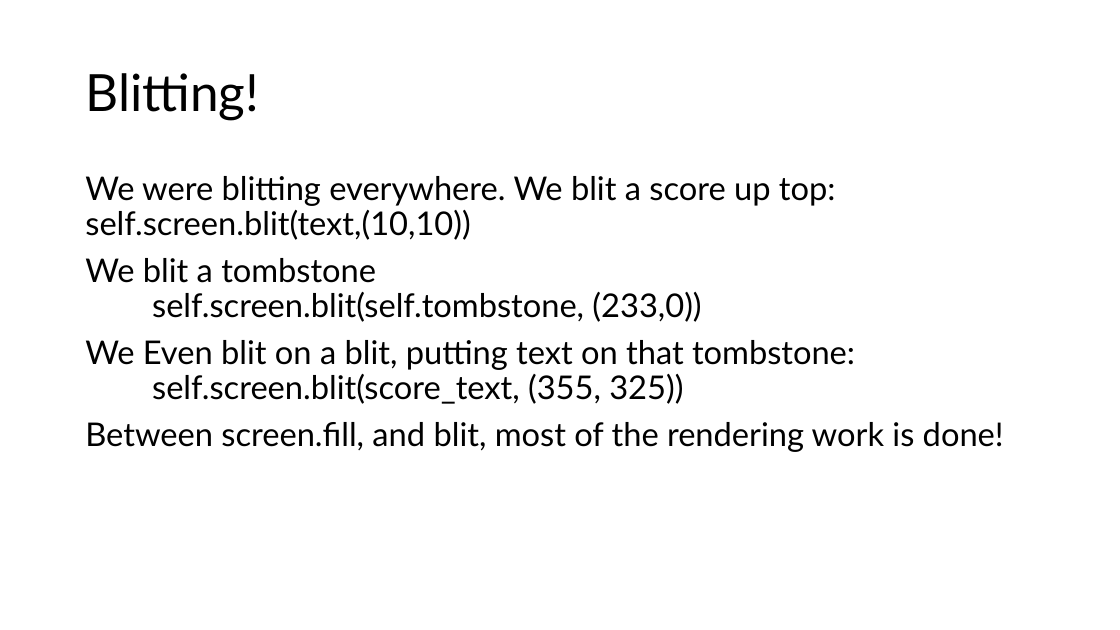
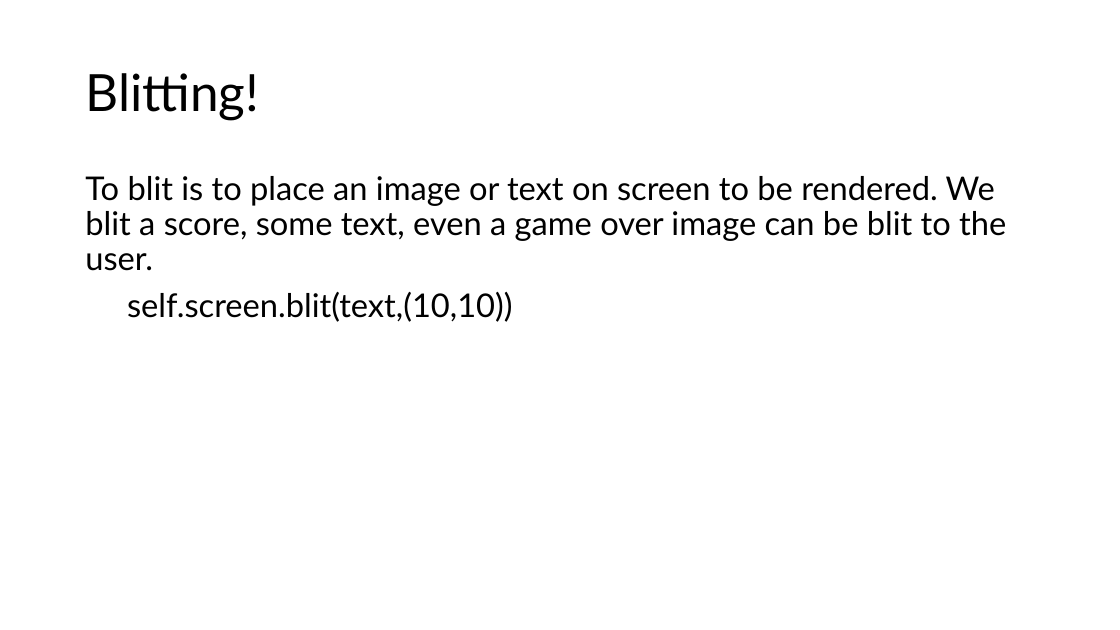
Before and after one commit to HoloJem/snake-game, a slide deck: slide 5 of presentation/The main lesson.pptx. Drawn at 1120x630 pixels with LibreOffice and Linux fonts; fonts in the diff are those of the drawing. Boxes give left, top, right and bottom in pixels: in the first picture for what was removed or moved away, otherwise in the second. Text is boxed around its words. In the diff, an @@ line names an element or a change of style, - is before the commit and + after.

```diff
--- a/presentation/The main lesson.pptx
+++ b/presentation/The main lesson.pptx
@@ text at (x1=85, y1=176, x2=1006, y2=322): text changed @@
-We were blitting everywhere. We blit a score up top:
-self.screen.blit(text,(10,10))
-We blit a tombstone
-self.screen.blit(self.tombstone, (233,0))
-We Even blit on a blit, putting text on that tombstone:
-self.screen.blit(score_text, (355, 325))
-Between screen.fill, and blit, most of the rendering work is done!
+To blit is to place an image or text on screen to be rendered. We blit a score, some text, even a game over image can be blit to the user.
+self.screen.blit(text,(10,10))
```
Also in this commit, not shown: 2 other slides changed, 7 other files.
